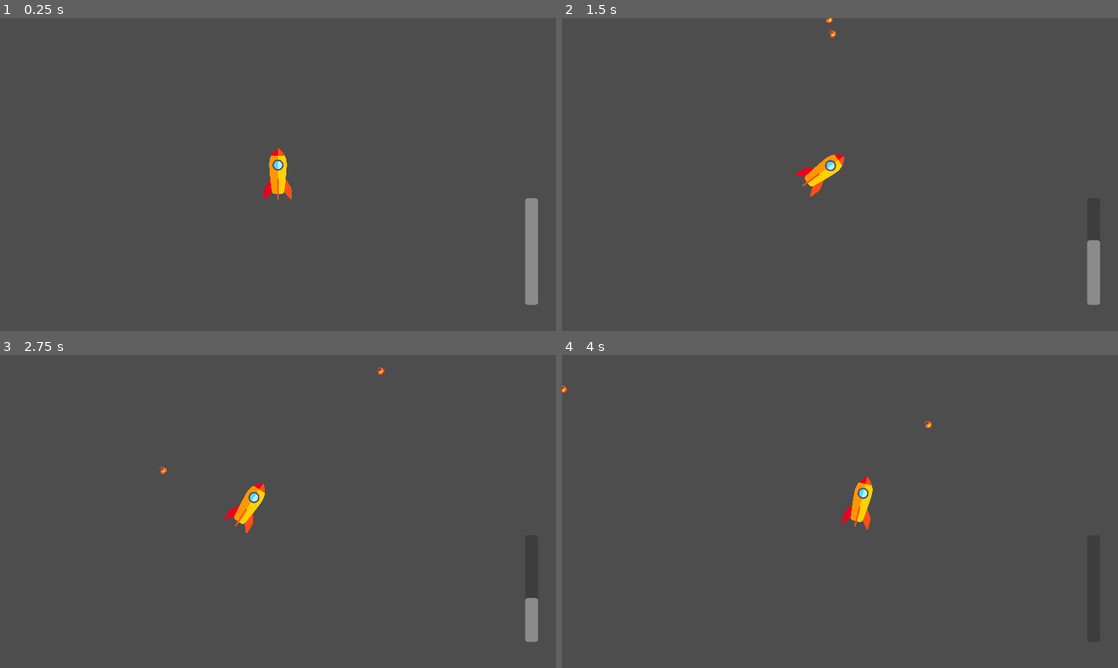
Above: before the commit, frames 1-4 (two rows, left to right).
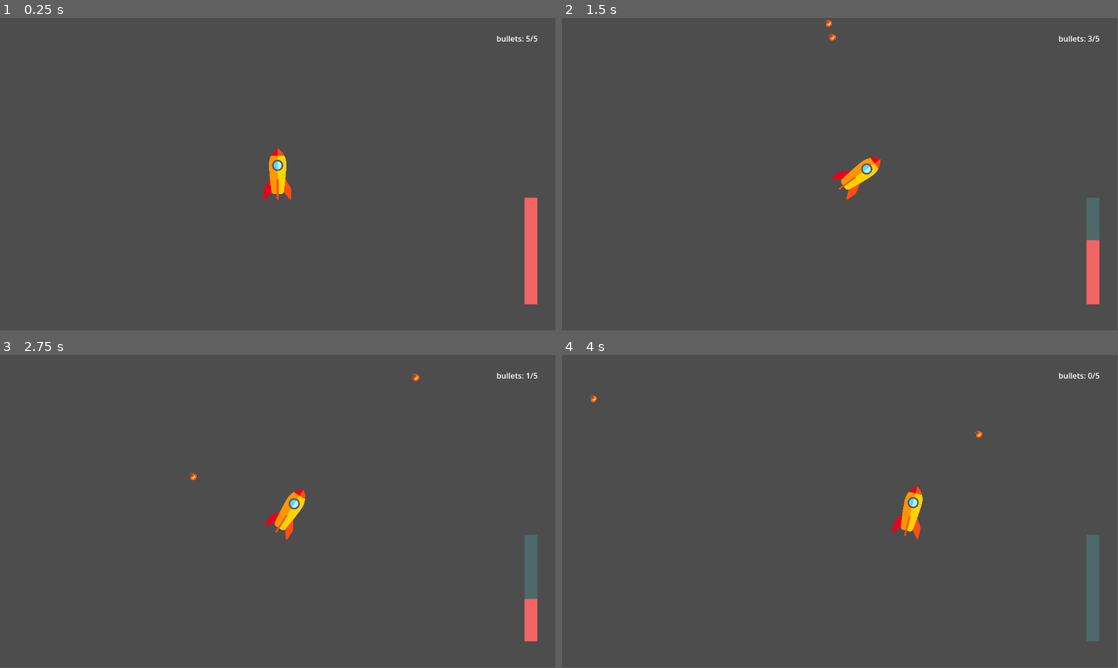
Above: after the commit, the same moments.

Repository: MonsterWook/OrcaJam2024
Game: Godot game, scene res://scenes/graeme_main.tscn
The game is run twice, just before and just after one commit, with the same random seed, the same clock (stepped at 60 frames per second) and the same inputs. The project has no main scene, so this scene is started directly.
Inputs:
- Up to frame 1 (0.25 s): no input
- Up to frame 2 (1.5 s): tap Enter at 0.5 s; hold D (move_right) 0.53-1.28 s; tap Space (boost) at 0.6 s; tap Down (bounce) at 0.8, 1.35 s; hold Left (move_left) from 1.28 s (still down)
- Up to frame 3 (2.75 s): tap Space (boost) at 1.55, 2.1 s; release Left (move_left) at 2.03 s; hold D (move_right) from 2.03 s (still down); tap Down (bounce) at 2.3 s
- Up to frame 4 (4 s): tap Down (bounce) at 2.85, 3.8 s; tap Space (boost) at 3.05, 3.6 s; release D (move_right) at 3.53 s; hold Left (move_left) from 3.53 s (still down)
In our replay, the window is 800x450 before the commit and 799x449 after it. These sizes can differ from the game's own. Grey fills any space a smaller window leaves; there, only what the larger window draws over its background counts as a difference.

The runs differ from the first frame. In frame 1, 1.0% of the frame differs, in the area x 47-97%, y 5-92%; in frame 2, 1.9%; in frame 3, 1.9%, in the area x 28-97%, y 4-92%; in frame 4, 1.9%.

Commit message:
added camera movement

Diff:
--- a/assets/angry_steve/rocket_manager.gd
+++ b/assets/angry_steve/rocket_manager.gd
@@ -3,7 +3,10 @@
 const bullet = preload("res://assets/angry_steve/bullet.tscn")
 @onready var rocket_movement: Node2D = $RocketMovement
 @onready var shoot_timeout: Timer = $shootTimeout
-@onready var fuel_bar: ProgressBar = $RocketMovement/FuelBar
+@onready var bullets_count: Label = $SceneObjects/BulletsCount
+@onready var fuel_bar: ProgressBar = $SceneObjects/FuelBar
+@onready var scene_objects: Node2D = $SceneObjects
+
 
 var can_shoot = true
 var reload_time = 1.0
@@ -20,6 +23,7 @@
 
 func _ready():
 	fuel_bar.max_value = fuel_amount
+	bullets_count.text = "bullets: " + str(magazine_amount) + "/" + str(magazine_size)
 
 
 func _process(delta: float) -> void:
@@ -38,18 +42,22 @@
 			instance.direction_vec = result[1]
 			add_child(instance)
 			magazine_amount -= 1
+			bullets_count.text = "bullets: " + str(magazine_amount) + "/" + str(magazine_size)
 
 	if Input.is_action_just_pressed("bounce"):
-		#print("bounce")
 		take_damage(20)
+
+	var rigid_body_position = rocket_movement.get_rigid_position()
+	scene_objects.position = rigid_body_position
 
 
 func take_damage(damage):
 	fuel_amount -= damage*toughness_percent
-	rocket_movement.bounce_off(10000)
+	rocket_movement.bounce_off(100)
 	fuel_bar.set_value(fuel_amount)
 	print(fuel_amount)
 
 func _on_timer_timeout() -> void:
 	print("can shoot again")
+	bullets_count.text = "bullets: " + str(magazine_amount) + "/" + str(magazine_size)
 	can_shoot = true
--- a/assets/angry_steve/rocket_manager.tscn
+++ b/assets/angry_steve/rocket_manager.tscn
@@ -1,24 +1,41 @@
-[gd_scene load_steps=3 format=3 uid="uid://d0yp3fn4qfolo"]
+[gd_scene load_steps=5 format=3 uid="uid://d0yp3fn4qfolo"]
 
 [ext_resource type="PackedScene" uid="uid://3nagd1rvprrd" path="res://assets/angry_steve/rocket_movement.tscn" id="1_54fw2"]
 [ext_resource type="Script" path="res://assets/angry_steve/rocket_manager.gd" id="1_y38my"]
+
+[sub_resource type="StyleBoxFlat" id="StyleBoxFlat_rbung"]
+bg_color = Color(0.311017, 0.664703, 0.67711, 0.309804)
+
+[sub_resource type="StyleBoxFlat" id="StyleBoxFlat_aisqf"]
+bg_color = Color(0.951144, 0.391471, 0.394326, 1)
 
 [node name="RocketManager" type="Node2D"]
 script = ExtResource("1_y38my")
 
 [node name="RocketMovement" parent="." instance=ExtResource("1_54fw2")]
 
-[node name="FuelBar" type="ProgressBar" parent="RocketMovement"]
+[node name="shootTimeout" type="Timer" parent="."]
+
+[node name="SceneObjects" type="Node2D" parent="."]
+
+[node name="Camera2D" type="Camera2D" parent="SceneObjects"]
+
+[node name="FuelBar" type="ProgressBar" parent="SceneObjects"]
 offset_left = 512.0
 offset_top = 49.0
 offset_right = 539.0
 offset_bottom = 270.0
+theme_override_styles/background = SubResource("StyleBoxFlat_rbung")
+theme_override_styles/fill = SubResource("StyleBoxFlat_aisqf")
 value = 100.0
 fill_mode = 3
 show_percentage = false
 
-[node name="shootTimeout" type="Timer" parent="."]
-
-[node name="Camera2D" type="Camera2D" parent="."]
+[node name="BulletsCount" type="Label" parent="SceneObjects"]
+offset_left = 454.0
+offset_top = -293.0
+offset_right = 540.0
+offset_bottom = -270.0
+text = "bullets: 0/0"
 
 [connection signal="timeout" from="shootTimeout" to="." method="_on_timer_timeout"]
--- a/assets/angry_steve/rocket_movement.gd
+++ b/assets/angry_steve/rocket_movement.gd
@@ -48,18 +48,19 @@
 	return [spawn_point, direction_vec]
 
 func bounce_off(bounce_amount: int):
-	var bounce_direction = Vector2(-rigid_body_2d.linear_velocity.x, 0).normalized()
+	var bounce_direction = Vector2(-rigid_body_2d.linear_velocity.x, 0)
 	rigid_body_2d.apply_force(bounce_direction*bounce_amount)
 
 func _process(delta):
 	rigid_body_2d.position.y = vertical_position
 	#print(rigid_body_2d.position)
 	if (rigid_body_2d.position.x > 550 or rigid_body_2d.position.x < -550):
-		bounce_off(30000)
+		bounce_off(100)
 
 	#print(rigid_body_2d.linear_velocity)
 
-
+func get_rigid_position():
+	return Vector2(0, vertical_position)
 
 func _on_timer_timeout() -> void:
 	pass # Replace with function body.
--- a/project.godot
+++ b/project.godot
@@ -14,10 +14,6 @@
 run/main_scene="res://scenes/rocket_movement.tscn"
 config/features=PackedStringArray("4.3", "GL Compatibility")
 config/icon="res://icon.svg"
-
-[display]
-
-window/stretch/mode="canvas_items"
 
 [global_group]
 
--- a/scenes/graeme_main.tscn
+++ b/scenes/graeme_main.tscn
@@ -6,5 +6,3 @@
 
 [node name="RocketManager" parent="." instance=ExtResource("1_ek6wt")]
 position = Vector2(-2, 3)
-
-[node name="Camera2D" type="Camera2D" parent="RocketManager"]
